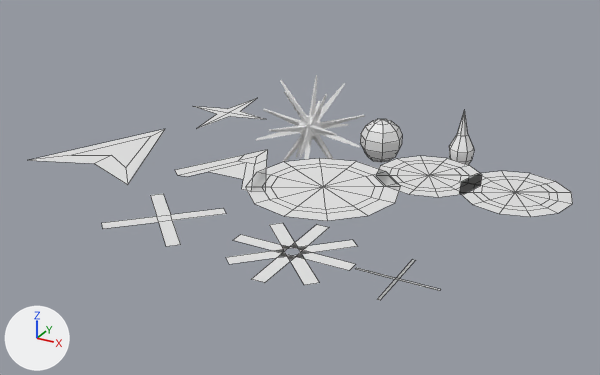
The Blender file Assets/Art/Models/Models.blend, before and after one commit.
Rendered twice from a 50 mm camera at (31.1, -58.4, 23.5) aimed at (4.3, -9.6, -0.9). Arrows for +X, +Y and +Z are at lower left; the lights stay in place. Mesh edges are drawn as thin lines on the coarser meshes.

Objects in the first picture: 'Arrow', 'Asterisk', 'Connect', 'Fly', 'Player', 'Point', 'Spike', 'Star', 'Start', 'Stop', 'X'.
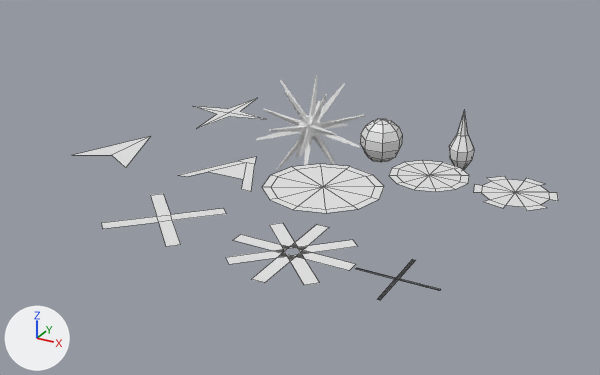
Edits to the bpy script that builds the scene:
```text
Change me_sphere:
    used by ob_start; location = (6.65, -10.53, 0.0)
    remove me_sphere.from_pydata(...)  # 37 vertices, 36 faces; spans x -5.49..5.49, y -5.49..5.49, z 0.0
    add me_sphere.from_pydata(...)  # 25 vertices, 24 faces; spans x -4.32..4.31, y -4.31..4.31, z 0.0
    me_sphere part 1
    12 vertices are removed from x -5.49..5.49, y -5.49..5.49, z 0.0
    12 faces are deleted
Change me_sphere_001:
    used by ob_stop; location = (12.43, -4.98, 0.0)
    remove me_sphere_001.from_pydata(...)  # 48 vertices, 36 faces; spans x -3.85..3.88, y -3.87..3.87, z 0.0
    add me_sphere_001.from_pydata(...)  # 36 vertices, 24 faces; spans x -2.92..2.95, y -2.93..2.93, z 0.0
    me_sphere_001 part 2
    12 vertices are removed from x -3.85..3.88, y -3.87..3.87, z 0.0
    12 faces are deleted
Change me_sphere_002:
    used by ob_connect; location = (18.76, -4.98, 0.0)
    remove me_sphere_002.from_pydata(...)  # 48 vertices, 36 faces; spans x -3.88..3.92, y -3.9..3.9, z 0.0
    add me_sphere_002.from_pydata(...)  # 36 vertices, 18 faces; spans x -2.92..2.95, y -2.93..2.93, z 0.0
    me_sphere_002 part 3
    12 vertices are removed from x -3.88..3.92, y -3.9..3.9, z 0.0
    18 faces are deleted
Change me_plane:
    where me_plane.from_pydata(...)  # 15 vertices, 8 faces; spans x -3.89..3.97, y -2.24..5.31, z -0.01..0.04
    used by ob_arrow; location = (-0.49, -11.49, 0.01)
    verts and faces of me_plane; kept vertices keep their numbers, new ones are numbered from 15
    before: 0 (3.17, -2.24, -0.01) at pixel (251, 191), 1 (-0.01, 3.6, -0.01) at pixel (256, 156), 2 (-3.11, -2.24, -0.01) at pixel (177, 175), 4 (0.71, 2.24, -0.01) at pixel (254, 164), 5 (-0.74, 2.24, -0.01) at pixel (238, 160)
    before: 8 (3.97, -1.56, -0.01) at pixel (265, 190), 9 (-0.02, 5.31, -0.01) at pixel (267, 149), 10 (-3.89, -1.56, -0.01) at pixel (174, 169), 11 (1.01, 3.52, -0.01) at pixel (266, 159), 12 (-1.05, 3.52, -0.01) at pixel (244, 154)
    me_plane part 4
    add delete_vertices([*range(8, 13)])  # with the faces that use them
Change me_plane_003:
    where me_plane_003.from_pydata(...)  # 8 vertices, 5 faces; spans x -4.85..4.85, y -5.42..5.3, z -0.05..0.0
    used by ob_fly; location = (-10.46, -11.49, 0.01)
    verts and faces of me_plane_003; kept vertices keep their numbers, new ones are numbered from 8
    before: 0 (0.0, 3.34, -0.01) at pixel (150, 136), 1 (2.65, -2.99, -0.01) at pixel (125, 167), 2 (-2.65, -2.99, -0.01) at pixel (71, 155), 3 (-0.03, -1.42, -0.03) at pixel (111, 155), 4 (4.85, -5.42, 0.0) at pixel (127, 184)
    before: 5 (0.0, 5.3, 0.0) at pixel (165, 128), 6 (-4.85, -5.42, 0.0), 7 (-0.04, -3.4, -0.05) at pixel (94, 163)
    me_plane_003 part 5
    add delete_vertices([*range(4, 8)])  # with the faces that use them
    add delete_faces([(0, 1, 3, 2)])
    add faces += [(0, 1, 3), (0, 3, 2)]
```

Location of each change, (x1, y1, x2, y2) in pixels of the pictures (600 x 375 px):
'Start', reshaped (21% narrower, 22% shorter): before (247, 158, 401, 221); after (262, 164, 384, 213)
'Connect', reshaped (25% narrower, 26% shorter): before (459, 171, 573, 217); after (473, 176, 558, 210)
'Stop', reshaped (24% narrower, 21% shorter): before (376, 156, 482, 197); after (389, 160, 469, 192)
'Fly', reshaped (44% narrower, 42% shorter): before (30, 129, 165, 185); after (75, 136, 150, 168)
'Arrow', reshaped (17% narrower, 16% shorter): before (175, 150, 267, 192); after (180, 157, 256, 192)
part 1 of me_sphere, deleted: before (247, 158, 401, 221)
part 2 of me_sphere_001, deleted: before (376, 156, 482, 197)
part 3 of me_sphere_002, deleted: before (459, 171, 573, 217)
part 4 of me_plane, deleted: before (175, 150, 267, 191)
